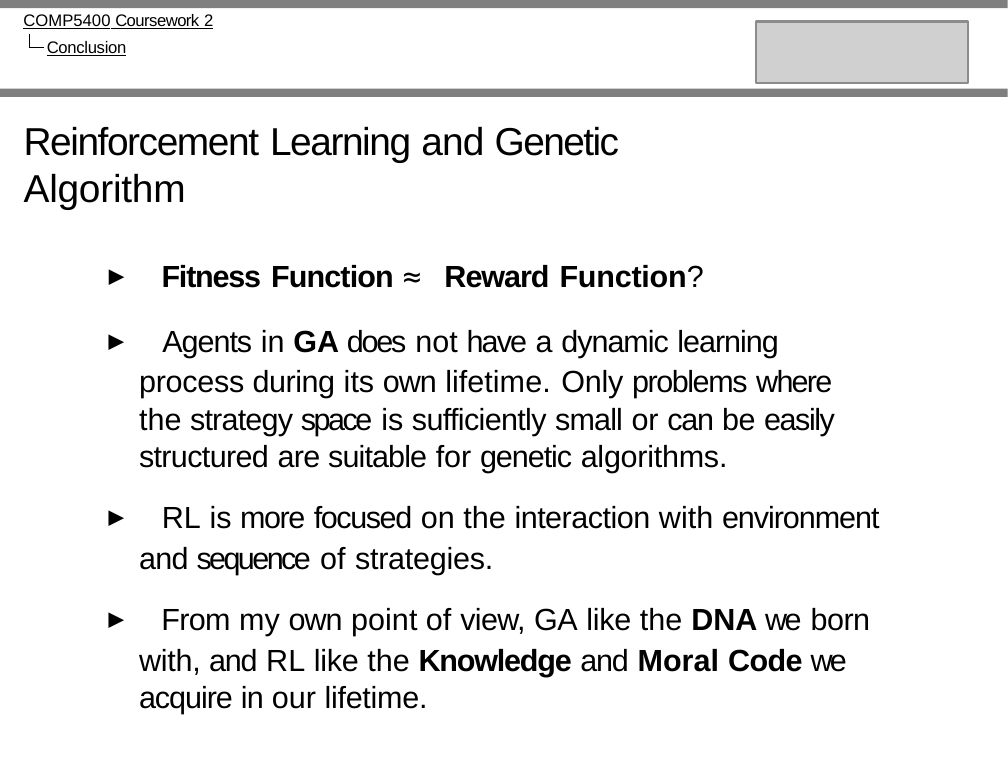
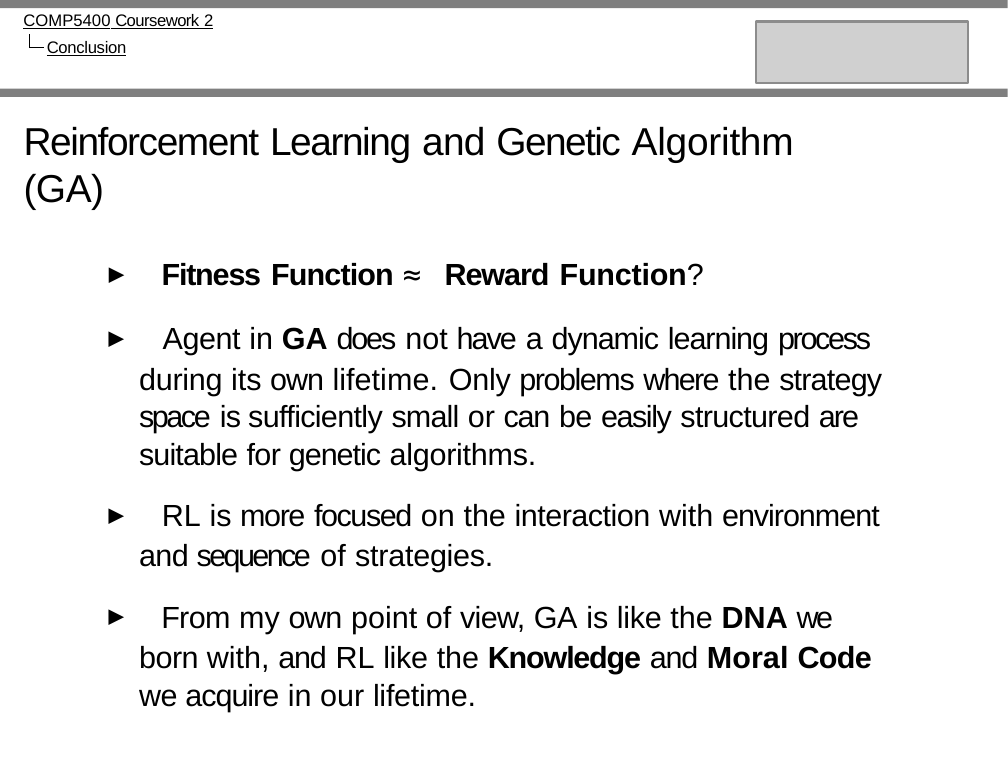
Before and after one commit to Neowless/COMP5400_Courework2, a slide deck: slide 19 of University_of_Leeds_Beamer_template__1_.pptx. Drawn at 1008x757 pixels with LibreOffice and Linux fonts; fonts in the diff are those of the drawing; grey boxes stand for pictures. Boxes give left, top, right and bottom in pixels: in the first picture for what was removed or moved away, otherwise in the second. Text is boxed around its words. In the diff, an @@ line names an element or a change of style, - is before the commit and + after.

```diff
--- a/University_of_Leeds_Beamer_template__1_.pptx
+++ b/University_of_Leeds_Beamer_template__1_.pptx
@@ title at (x1=24, y1=126, x2=794, y2=209): text changed @@
-Reinforcement Learning and Genetic Algorithm
+Reinforcement Learning and Genetic Algorithm (GA)
@@ text at (x1=139, y1=327, x2=882, y2=471): text changed @@
-▶ Agents in GA does not have a dynamic learning process during its own lifetime. Only problems where the strategy space is sufficiently small or can be easily structured are suitable for genetic algorithms.
+▶ Agent in GA does not have a dynamic learning process during its own lifetime. Only problems where the strategy space is sufficiently small or can be easily structured are suitable for genetic algorithms.
@@ text at (x1=139, y1=606, x2=872, y2=711): text changed @@
-▶ From my own point of view, GA like the DNA we born with, and RL like the Knowledge and Moral Code we acquire in our lifetime.
+▶ From my own point of view, GA is like the DNA we born with, and RL like the Knowledge and Moral Code we acquire in our lifetime.
```
Also in this commit, not shown: 8 other slides changed, 2 other files.
